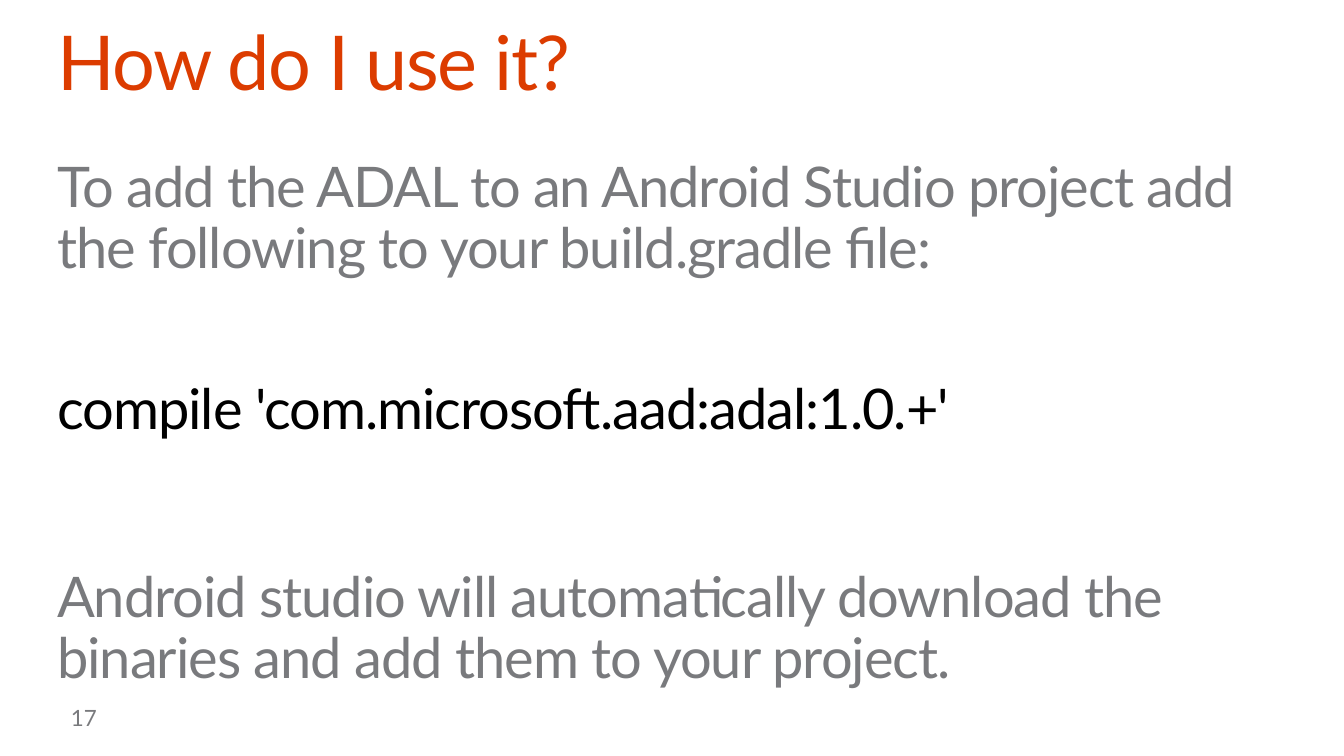
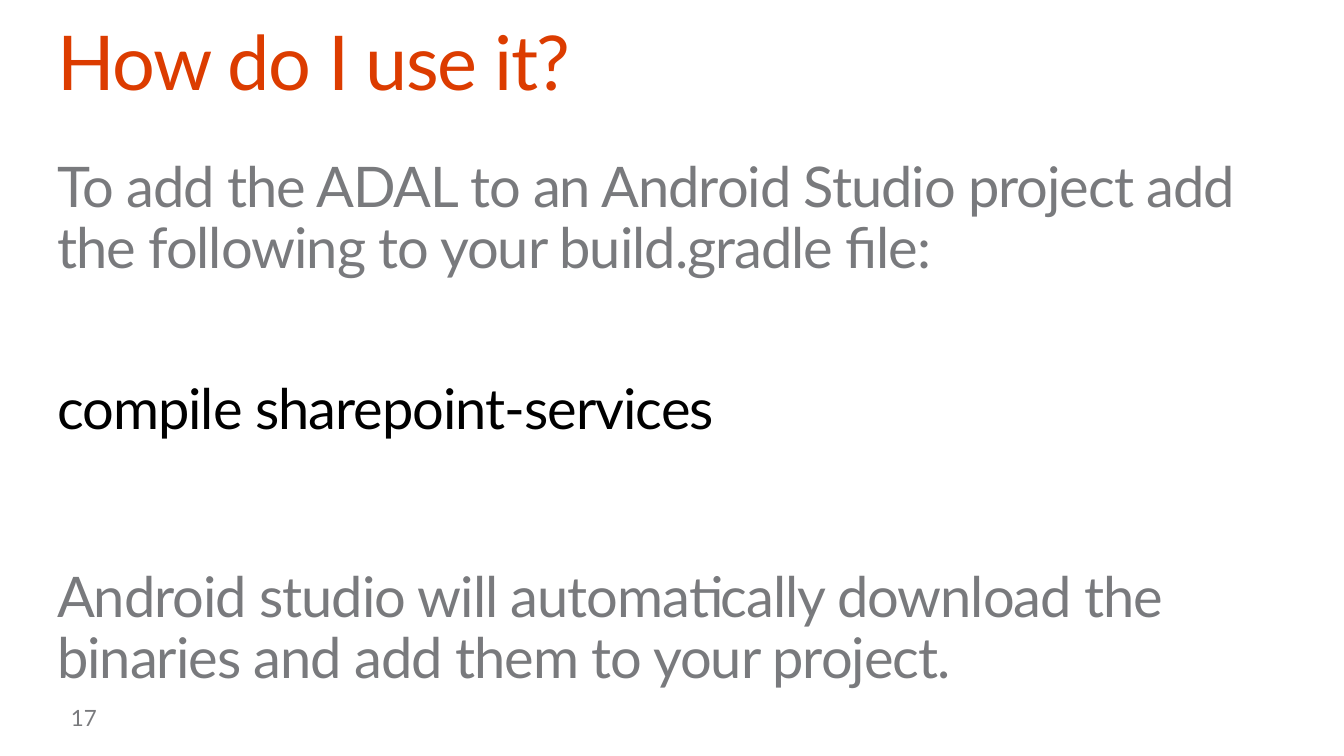
Before and after one commit to OfficeDev/TrainingContent, a slide deck: slide 17 of O3654/O3654-4 Native Android Development with Office 365 APIs/O3654-4 Deep dive into native Android Development with Office 365 APIs.pptx. Drawn at 1344x756 pixels with LibreOffice and Linux fonts; fonts in the diff are those of the drawing; background and template pictures are left out. Boxes give left, top, right and bottom in pixels: in the first picture for what was removed or moved away, otherwise in the second. Text is boxed around its words. In the diff, an @@ line names an element or a change of style, - is before the commit and + after.

Commit message:
Slide deck content updates.

```diff
--- a/O3654/O3654-4 Native Android Development with Office 365 APIs/O3654-4 Deep dive into native Android Development with Office 365 APIs.pptx
+++ b/O3654/O3654-4 Native Android Development with Office 365 APIs/O3654-4 Deep dive into native Android Development with Office 365 APIs.pptx
@@ text at [57, 387, 714, 439]: text changed @@
-compile 'com.microsoft.aad:adal:1.0.+'
+compile sharepoint-services
```
